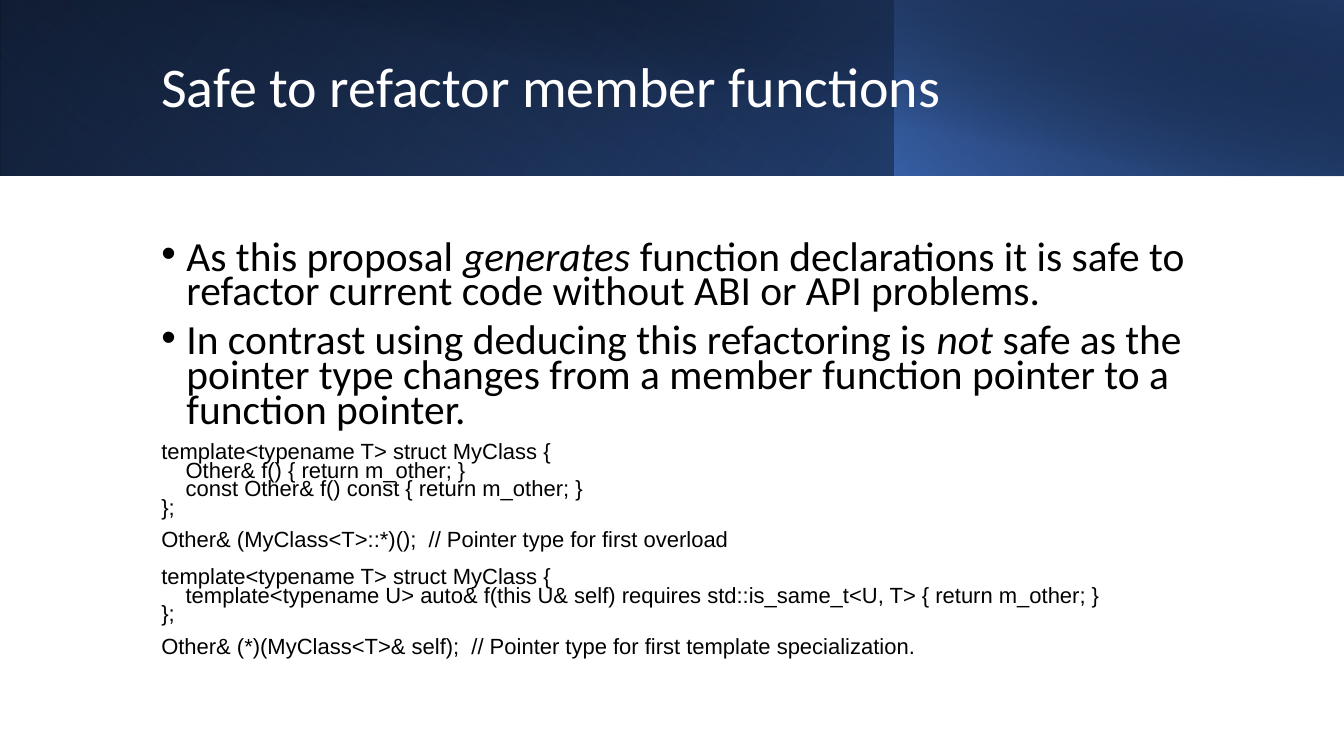
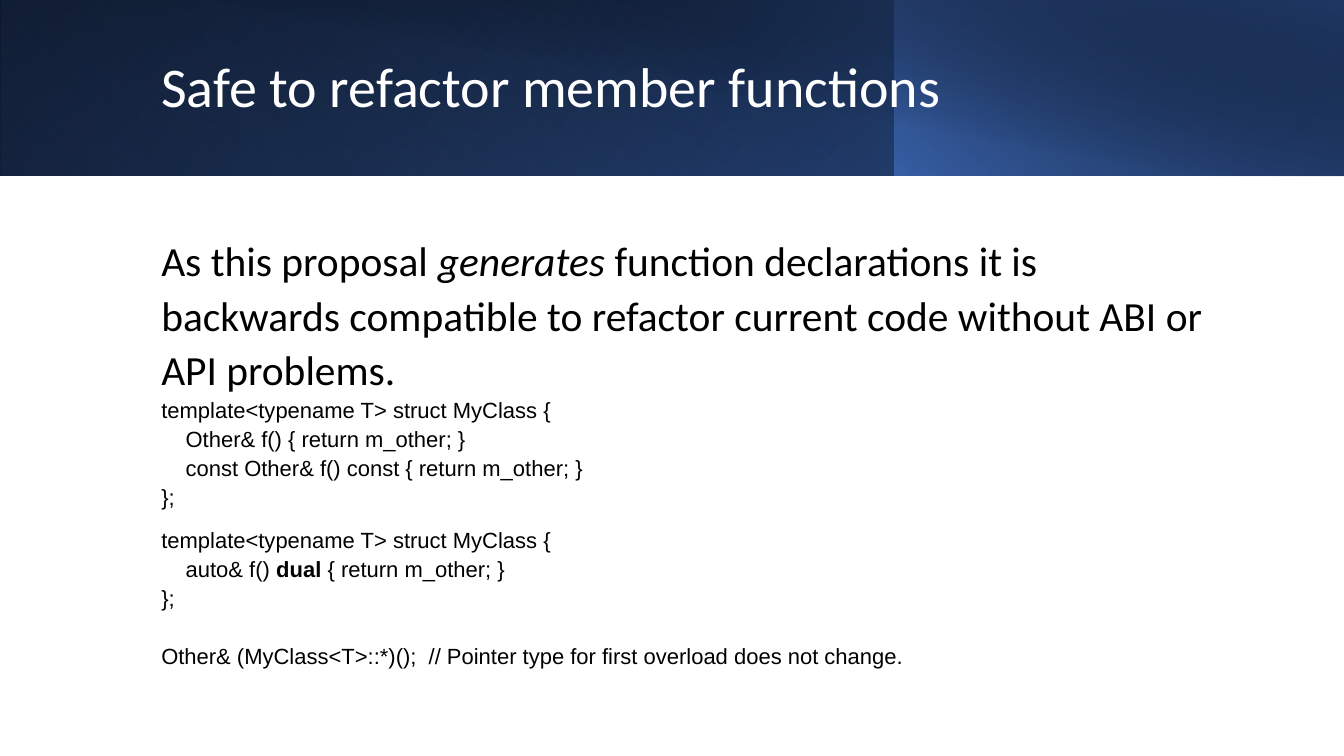
Before and after one commit to BengtGustafsson/isocpp-proposals, a slide deck: slide 12 of P2668-RoleBasedParameterPassing/RoleBasedParameterPassing.pptx (slide 11 before the commit). Drawn at 1344x756 pixels with LibreOffice and Linux fonts; fonts in the diff are those of the drawing. Boxes give left, top, right and bottom in pixels: in the first picture for what was removed or moved away, otherwise in the second. Text is boxed around its words. In the diff, an @@ line names an element or a change of style, - is before the commit and + after.

Commit message:
New proposal added. Prepared for MPark's generation.

```diff
--- a/P2668-RoleBasedParameterPassing/RoleBasedParameterPassing.pptx
+++ b/P2668-RoleBasedParameterPassing/RoleBasedParameterPassing.pptx
@@ text at (x1=161, y1=247, x2=1202, y2=669): text changed @@
-• As this proposal generates function declarations it is safe to refactor current code without ABI or API problems.
-• In contrast using deducing this refactoring is not safe as the pointer type changes from a member function pointer to a function pointer.
-template<typename T> struct MyClass {
-Other& f() { return m_other; }
-const Other& f() const { return m_other; }
-};
-Other& (MyClass<T>::*)(); // Pointer type for first overload
-template<typename T> struct MyClass {
-template<typename U> auto& f(this U& self) requires std::is_same_t<U, T> { return m_other; }
-};
-Other& (*)(MyClass<T>& self); // Pointer type for first template specialization.
+As this proposal generates function declarations it is backwards compatible to refactor current code without ABI or API problems.
+template<typename T> struct MyClass {
+Other& f() { return m_other; }
+const Other& f() const { return m_other; }
+};
+template<typename T> struct MyClass {
+auto& f() dual { return m_other; }
+};
+Other& (MyClass<T>::*)(); // Pointer type for first overload does not change.
```
Also in this commit, not shown: 15 other slides changed, 4 slides added, 1 slide removed, 17 other files.
